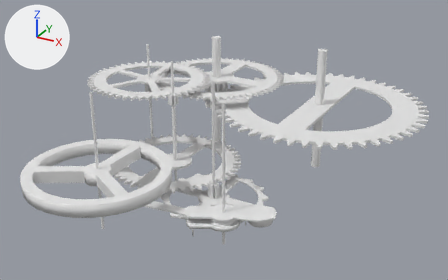
The COLLADA model assets/models/clock.dae as it was, and as the next commit left it.
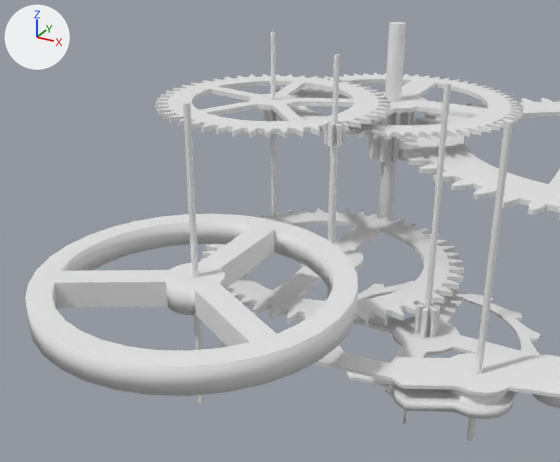
Old and new are each drawn whole from a camera (50 mm lens) standing at (9.85, -17.15, 11.51) and looking at (-0.59, 1.84, 2.02) and again close up from a camera (50 mm lens) standing at (3.42, -11.52, 7.69) and looking at (-1.54, -2.5, 3.18). Lighting does not change. The marker at upper left points along +X, +Y and +Z. Where no turn or scale is listed for an object, it has been applied to the vertices.

The first close-up shows 'anchor', 'escape_wheel', 'gear_000', 'gear_001', 'gear_002', 'gear_003', 'pendulum', 'pin_000', 'pin_001', 'pin_002', 'pin_003', 'pin_005'.
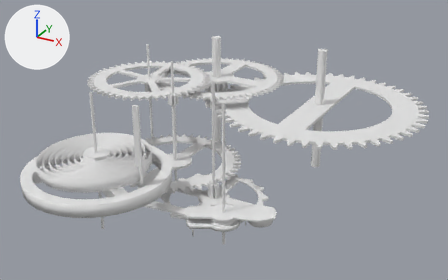
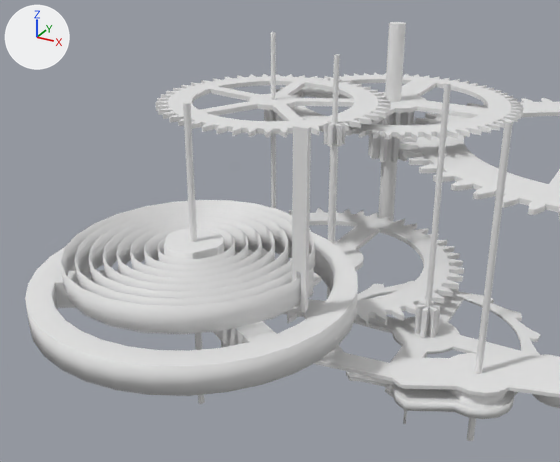
Commit message: Pendulum spring

Changed parts and their boxes (x1, y1, x2, y2) in the close-ups (560 x 462 px):
'pendulum', reshaped
    before: (25, 214, 358, 396)
    after: (25, 228, 358, 396)
'pendulum_spring', added
    after: (60, 200, 315, 334)
'spring_holder', added
    after: (292, 125, 311, 312)
part 1 of me_pendulum, built on
    before: (166, 262, 225, 289)
    after: (164, 228, 224, 259)

The change in detail:
me_pendulum is used by ob_pendulum; location (-2.81, -2.87, 1.88).
me_pendulum had 200 vertices, 394 faces and spanned x -2.48..2.47, y -2.48..2.47, z -0.61..0.43.
me_pendulum now has 221 vertices, 436 faces and spans x -2.48..2.47, y -2.48..2.47, z -0.61..1.02.
Part 1, on me_pendulum:
1 vertex is removed from x 0.0, y 0.0, z 0.43.
21 faces are deleted.
2 vertices are added at (0.0, 0.0, 1.02), (0.45, -0.03, 1.02).
20 new vertices lie (0.0, 0.0, 0.59) away from vertices in x -0.46..0.45, y -0.46..0.41, z 0.43.
63 new faces join them.
Mesh me_spring_holder is new.
It has 24 vertices, 44 faces and spans x -0.1..0.1, y -0.04..0.04, z -1.58..1.0.
Mesh me_mesh is new.
It has 772 vertices, 1540 faces and spans x -3.71..0.21, y -1.96..1.86, z -0.28..0.23.
Object 'spring_holder' (ob_spring_holder) is new; it shows me_spring_holder.
Its location is (-0.86, -3.17, 4.0).
Object 'pendulum_spring' (ob_pendulum_spring) is new; it shows me_mesh.
Its location is (-1.01, -2.87, 2.67).
